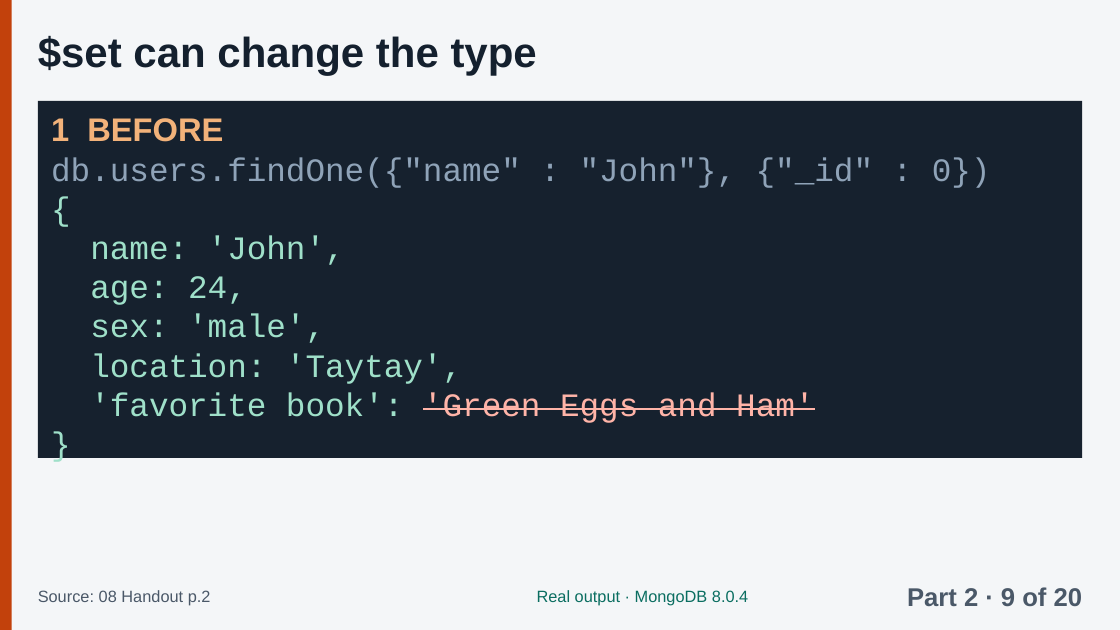
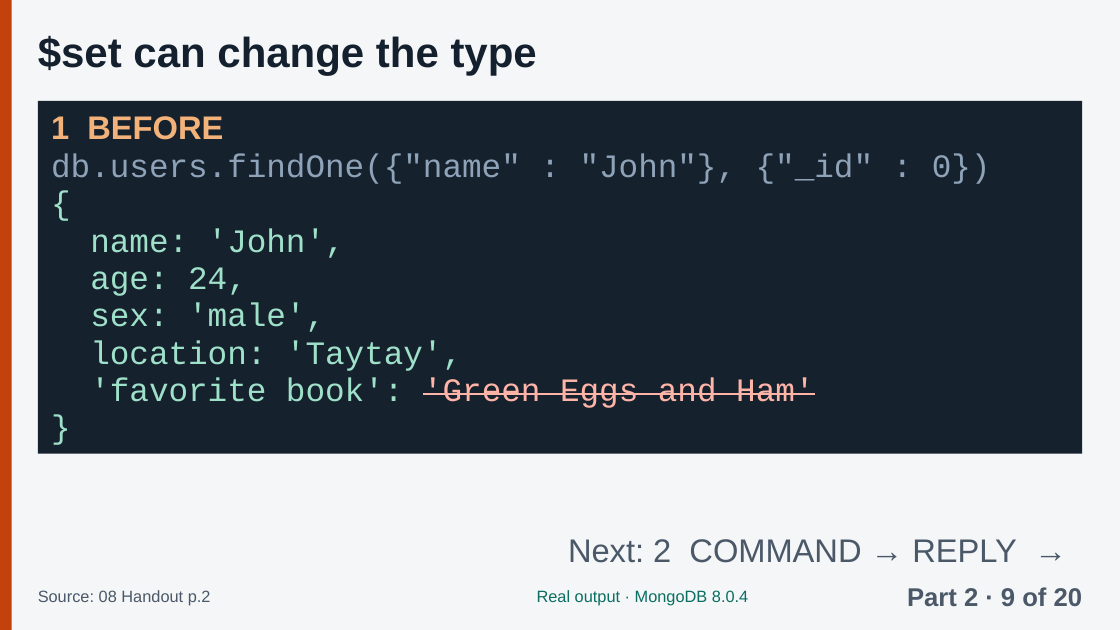
Before and after one commit to Tiredicey/ADBS, a slide deck: slide 25 of 01_FULL_DECK/ADBS_FULL_answer_key.pptx. Drawn at 1120x630 pixels with LibreOffice and Linux fonts; fonts in the diff are those of the drawing. Boxes give left, top, right and bottom in pixels: in the first picture for what was removed or moved away, otherwise in the second. Text is boxed around its words. In the diff, an @@ line names an element or a change of style, - is before the commit and + after.

Commit message:
Exact 32 pt line pitch (no overflow in any app), balanced slide splits, 'Next' cue, tables fill the space

```diff
--- a/01_FULL_DECK/ADBS_FULL_answer_key.pptx
+++ b/01_FULL_DECK/ADBS_FULL_answer_key.pptx
@@ rectangle: place and size @@
-rectangle at [38,101,1082,458]
+rectangle at [38,101,1082,454]
@@ text "1 BEFORE" at [51,116,991,408]: line spacing 1 to 32pt @@
@@ text added at [568,539,1017,563], 28 pt, text #4A5868 @@
+Next: 2 COMMAND → REPLY →
```
Also in this commit, not shown: 53 other slides changed, 2 other files.
